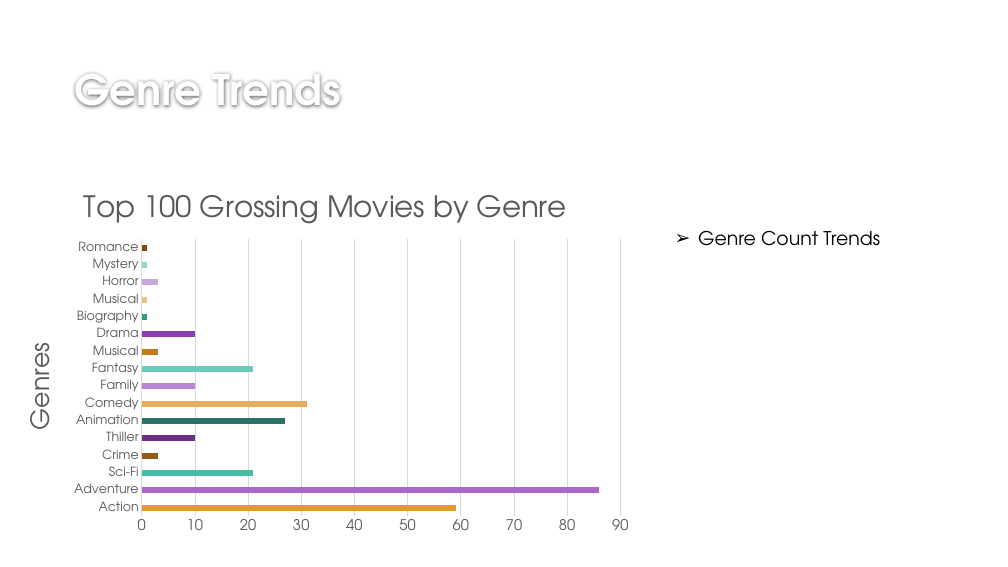
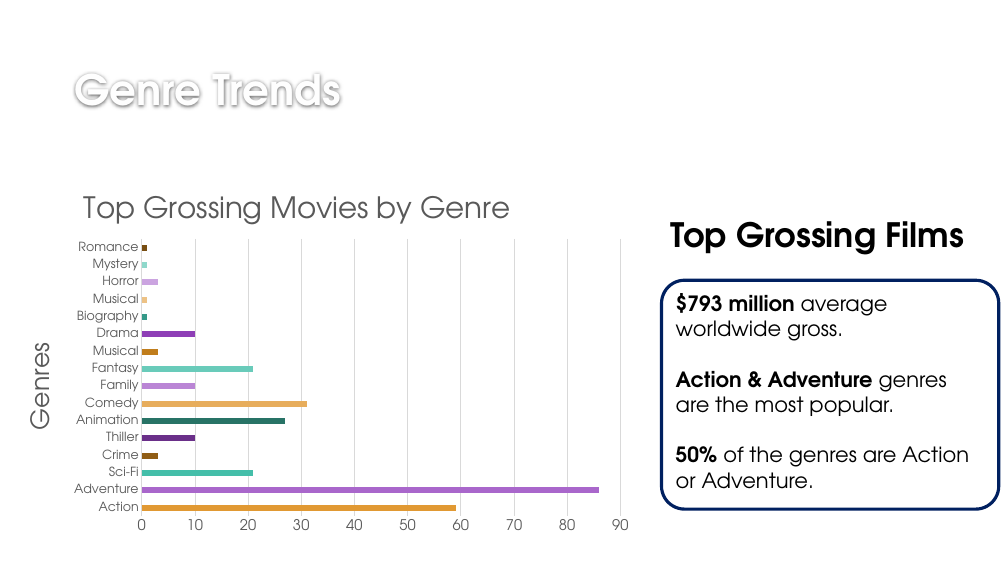
Before and after one commit to rustyb08/phase_1_project, a slide deck: slide 5 of Microsoft Original Content.pptx. Drawn at 1008x567 pixels with LibreOffice and Linux fonts; fonts in the diff are those of the drawing; background and template pictures are left out. Boxes give left, top, right and bottom in pixels: in the first picture for what was removed or moved away, otherwise in the second. Text is boxed around its words. In the diff, an @@ line names an element or a change of style, - is before the commit and + after.

```diff
--- a/Microsoft Original Content.pptx
+++ b/Microsoft Original Content.pptx
@@ bar chart at (9, 176, 641, 541) @@
@@ title "Top 100 Grossing Movies by Genre " to "Top Grossing Movies by Genre " @@
@@ text added at (670, 221, 965, 255), 32 pt, text #000000, bold @@
+Top Grossing Films
@@ text removed at (698, 230, 880, 246) @@
-➢ Genre Count Trends
@@ rounded rectangle added at (662, 281, 999, 510), fill #FFFFFF, outline #002060 3 pt, 20 pt, text #000000 @@
+$793 million average worldwide gross.
+Action & Adventure genres are the most popular.
+50% of the genres are Action or Adventure.
```
Also in this commit, not shown: 10 other slides changed, 4 slides added, 3 other files.
